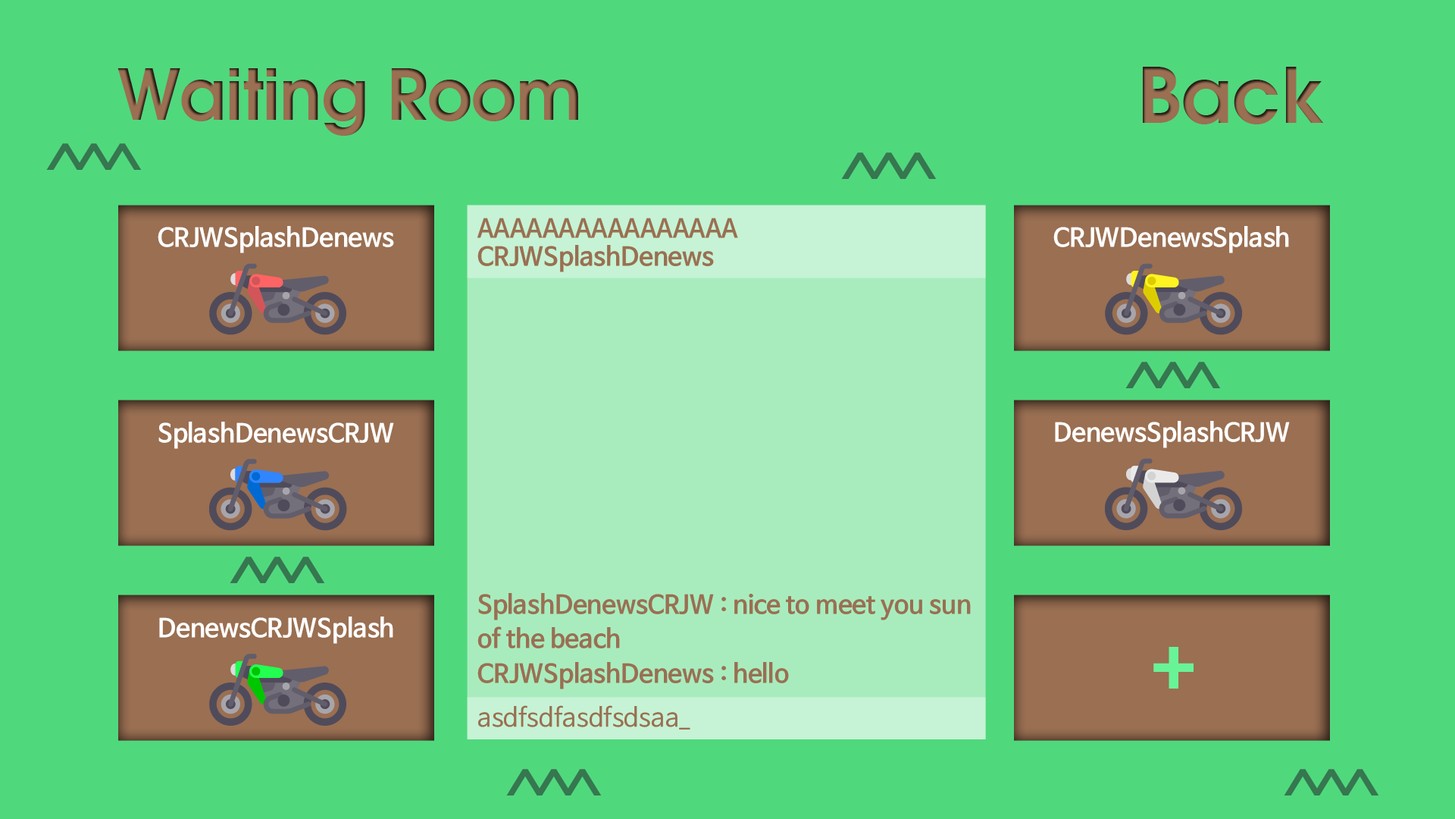
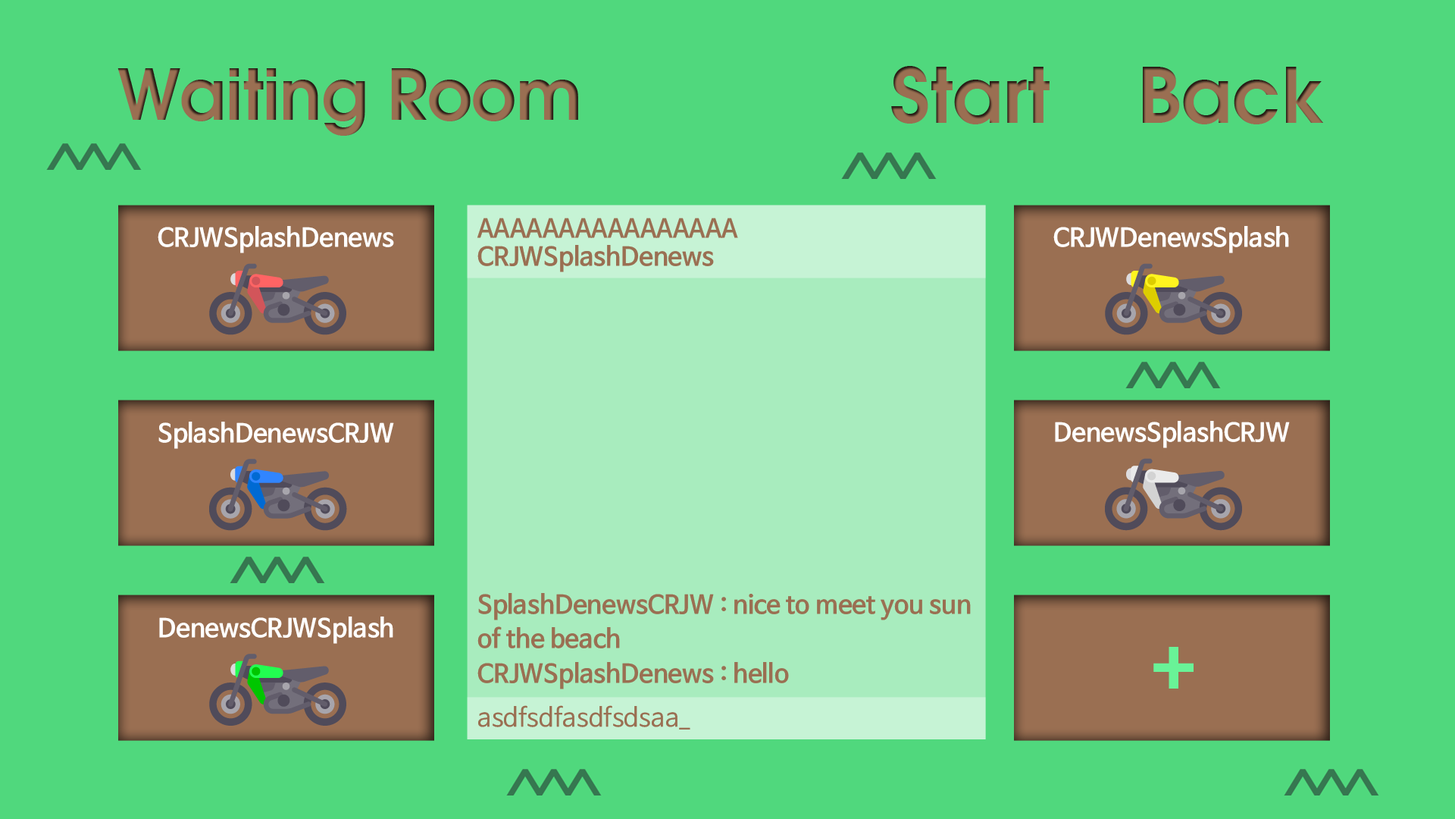
Revision of a layered (1455, 819) image; what changed, layer by layer:
added layer "Start" in group "Buttons" over box(891, 65, 1050, 125)
